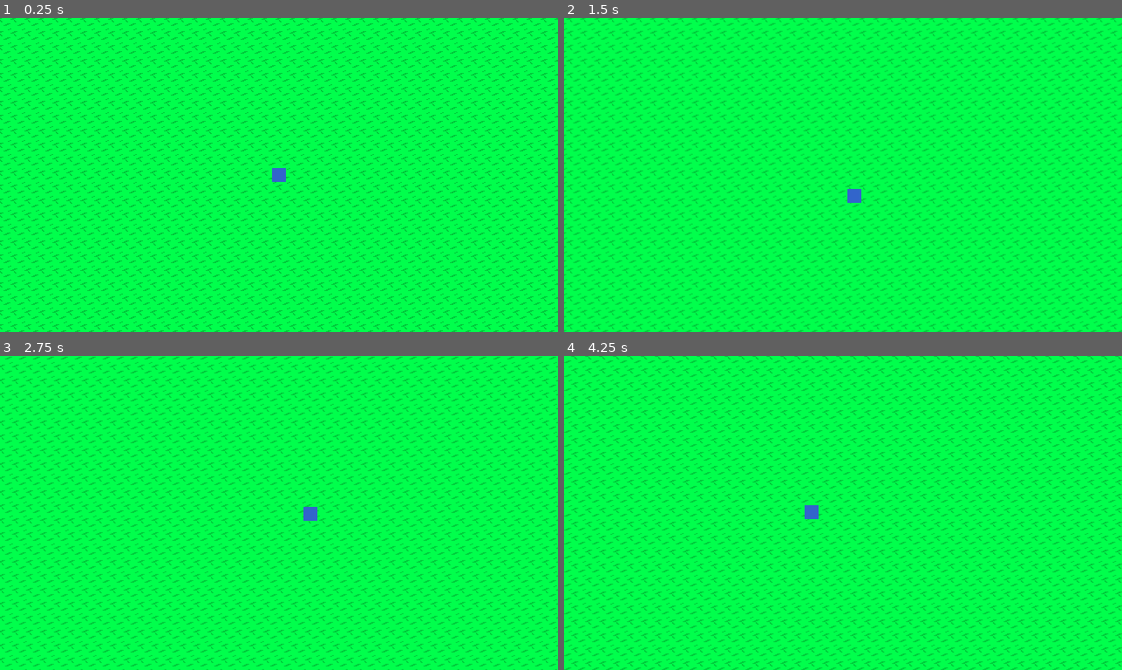
Above: before the commit, frames 1-4 (two rows, left to right).
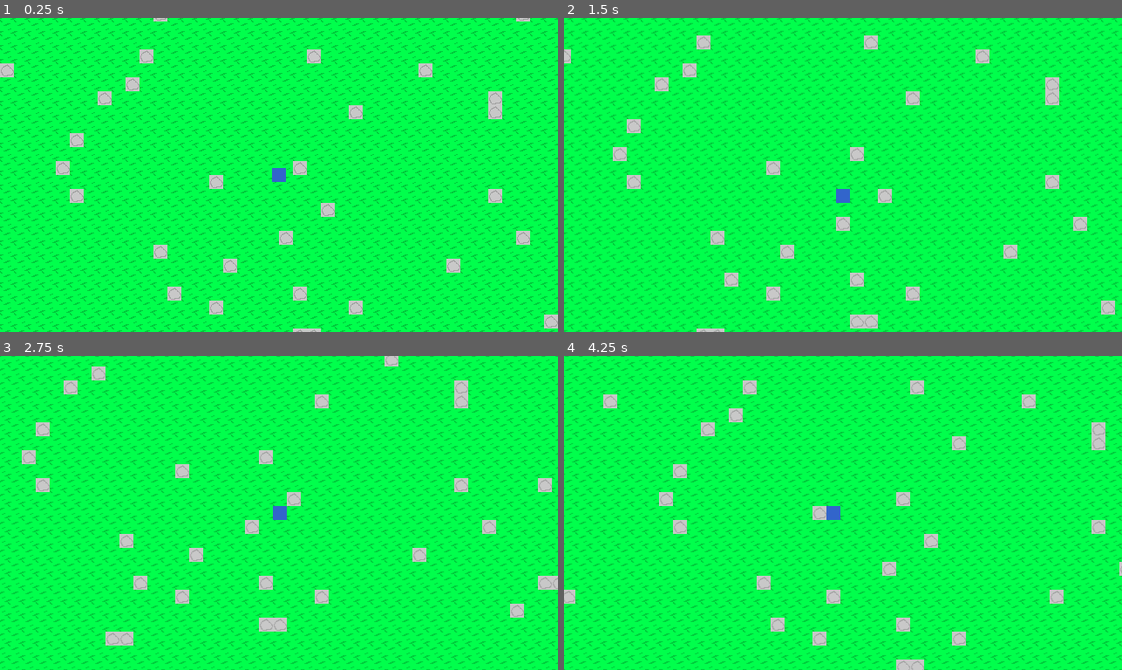
Above: after the commit, the same moments.

Repository: Pokebrouserkat/world
Game: Godot game, scene res://world.tscn
Two runs of this game, one before a commit and one after it. Both use one fixed random seed, a clock stepped at 60 frames per second and the inputs below.
Inputs:
- Up to frame 1 (0.25 s): no input
- Up to frame 2 (1.5 s): tap Enter at 0.5 s; hold Right 0.53-1.28 s; hold Down from 1.28 s (still down)
- Up to frame 3 (2.75 s): release Down at 2.03 s; hold Right from 2.03 s (still down)
- Up to frame 4 (4.25 s): release Right at 2.78 s; hold Up 2.78-3.53 s; hold Left from 3.53 s (still down)

The runs differ from the first frame. In frame 1, 3.0% of the frame differs, in the area x 0-100%, y 0-100%; in frame 2, 12%; in frame 3, 27%; in frame 4, 26%.

Commit message:
Add solid rocks throughout the world
- Add ROCK tile type with collision physics
- Implement deterministic pseudo-random rock placement using sine-based noise
- Rocks spawn at ~1/40 tile frequency with seeded generation
- Player collides with rocks and cannot pass through them

🤖 Generated with [Claude Code](https://claude.com/claude-code)

Co-Authored-By: Claude <noreply@anthropic.com>

Diff:
--- a/world.gd
+++ b/world.gd
@@ -2,13 +2,27 @@
 
 # Tile type constants
 enum TileType {
-    GRASS = 0
+    GRASS = 0,
+    ROCK = 1
 }
 
-# Atlas coordinates for each tile type
+# Atlas source ID for each tile type
+const TILE_SOURCE = {
+    TileType.GRASS: 0,
+    TileType.ROCK: 1
+}
+
+# Atlas coordinates for each tile type (within their source)
 const TILE_COORDS = {
-    TileType.GRASS: Vector2i(0, 0)
+    TileType.GRASS: Vector2i(0, 0),
+    TileType.ROCK: Vector2i(0, 0)
 }
+
+# Chance for a rock to spawn (1 in N tiles)
+const ROCK_SPAWN_CHANCE: int = 40
+
+# Seed for deterministic world generation
+const WORLD_SEED: int = 12345
 
 # Buffer of extra tiles to generate beyond the visible area
 @export var tile_buffer: int = 2
@@ -39,7 +53,7 @@
             var tile_pos = Vector2i(x, y)
             if not _generated_tiles.has(tile_pos):
                 var tile_type = get_tile_type(x, y)
-                set_cell(tile_pos, 0, TILE_COORDS[tile_type])
+                set_cell(tile_pos, TILE_SOURCE[tile_type], TILE_COORDS[tile_type])
                 _generated_tiles[tile_pos] = true
 
 
@@ -60,5 +74,14 @@
 
 
 func get_tile_type(x: int, y: int) -> TileType:
-    # TODO: seeded RNG
+    # Use position-based hash for deterministic generation
+    var hash_value = _position_hash(x, y)
+    if hash_value % ROCK_SPAWN_CHANCE == 0:
+        return TileType.ROCK
     return TileType.GRASS
+
+
+func _position_hash(x: int, y: int) -> int:
+    # Use fmod-based noise for reliable pseudo-random distribution
+    var n = sin(x * 12.9898 + y * 78.233 + WORLD_SEED) * 43758.5453
+    return absi(int(n * 1000) % 10000)
--- a/world.tscn
+++ b/world.tscn
@@ -1,15 +1,23 @@
-[gd_scene load_steps=6 format=3 uid="uid://c6uff8f1xdojf"]
+[gd_scene load_steps=8 format=3 uid="uid://c6uff8f1xdojf"]
 
 [ext_resource type="Texture2D" uid="uid://huo76fjmjhqp" path="res://grass.png" id="1_f3sb7"]
 [ext_resource type="Script" uid="uid://b6hktgs6xgdqk" path="res://world.gd" id="2_world"]
 [ext_resource type="PackedScene" uid="uid://b8m74sik1k6mp" path="res://player.tscn" id="3_tlwt5"]
+[ext_resource type="Texture2D" uid="uid://7ces8w53o73e" path="res://rock.png" id="4_rock"]
 
 [sub_resource type="TileSetAtlasSource" id="TileSetAtlasSource_fj7yv"]
 texture = ExtResource("1_f3sb7")
 0:0/0 = 0
 
+[sub_resource type="TileSetAtlasSource" id="TileSetAtlasSource_rock"]
+texture = ExtResource("4_rock")
+0:0/0 = 0
+0:0/0/physics_layer_0/polygon_0/points = PackedVector2Array(-8, -8, 8, -8, 8, 8, -8, 8)
+
 [sub_resource type="TileSet" id="TileSet_gv5m4"]
+physics_layer_0/collision_layer = 1
 sources/0 = SubResource("TileSetAtlasSource_fj7yv")
+sources/1 = SubResource("TileSetAtlasSource_rock")
 
 [node name="Node2D" type="Node2D"]
 
Binary file added: rock.png
Not shown, added: rock.png.import
